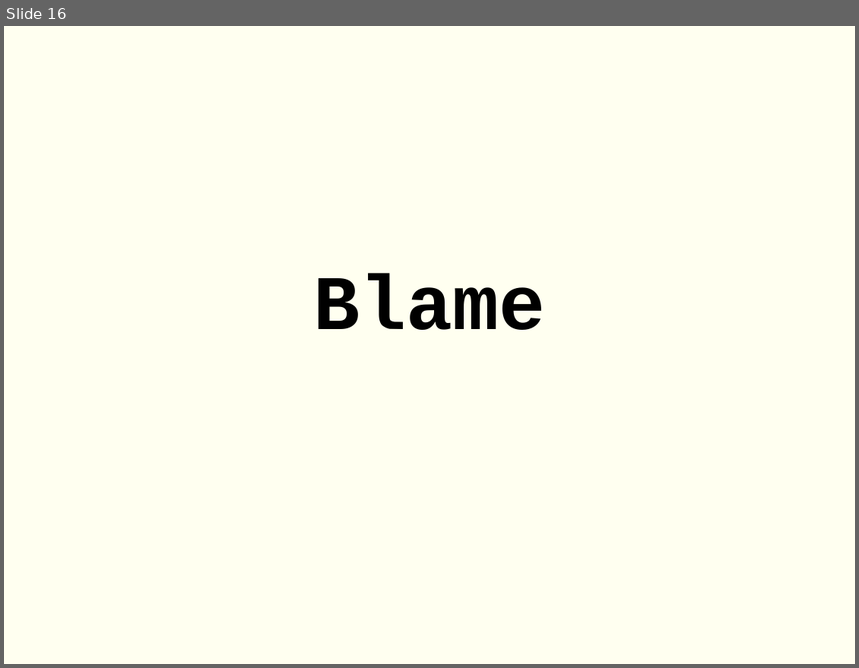
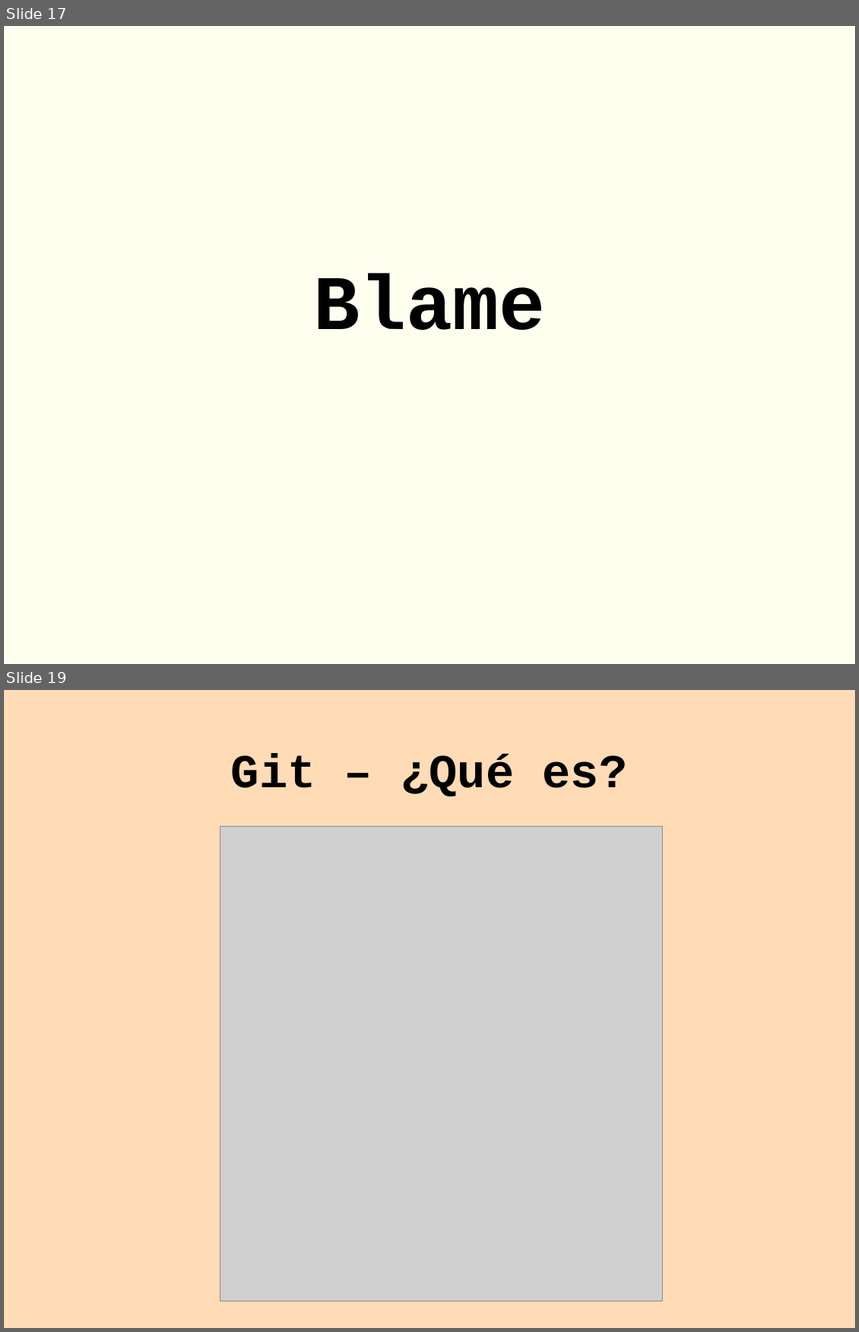
Before and after one commit to rgmf/eed2425, a slide deck: ut/02_control_de_versiones/presentacion/01_control_versiones_intro_git.odp. Shown one above the other, each under a label of ours: slide 16 before the commit, slides 17 and 19 after it; the slides between them are not shown. The pictures are 859x668 and 859x1332 pixels, drawn with LibreOffice and Linux fonts; fonts in the diff are those of the drawing; grey boxes stand for pictures. Boxes give left, top, right and bottom in pixels: in the first picture for what was removed or moved away, otherwise in the second. Text is boxed around its words. In the diff, an @@ line names an element or a change of style, - is before the commit and + after.

```diff
--- a/ut/02_control_de_versiones/presentacion/01_control_versiones_intro_git.odp
+++ b/ut/02_control_de_versiones/presentacion/01_control_versiones_intro_git.odp
@@ slide 19 added at [4, 690, 855, 1328], background #FFDBB6 @@
@@ title added at [231, 754, 628, 797], 44 pt, text #000000, bold @@
+Git – ¿Qué es?
@@ picture added at [221, 826, 663, 1301] @@
@@ what was slide 16 is now slide 17 @@
```
Also in this commit, not shown: 1 slide changed, 7 other slides added, 2 slides removed, 3 other files.
